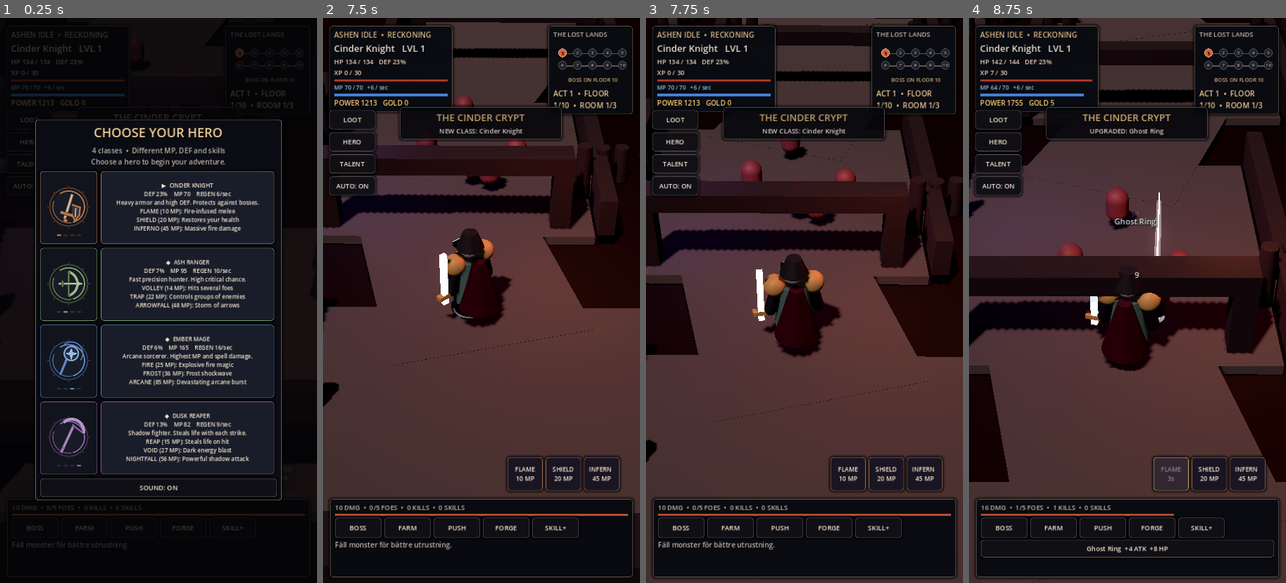
Above: before the commit, frames 1-4 (left to right).
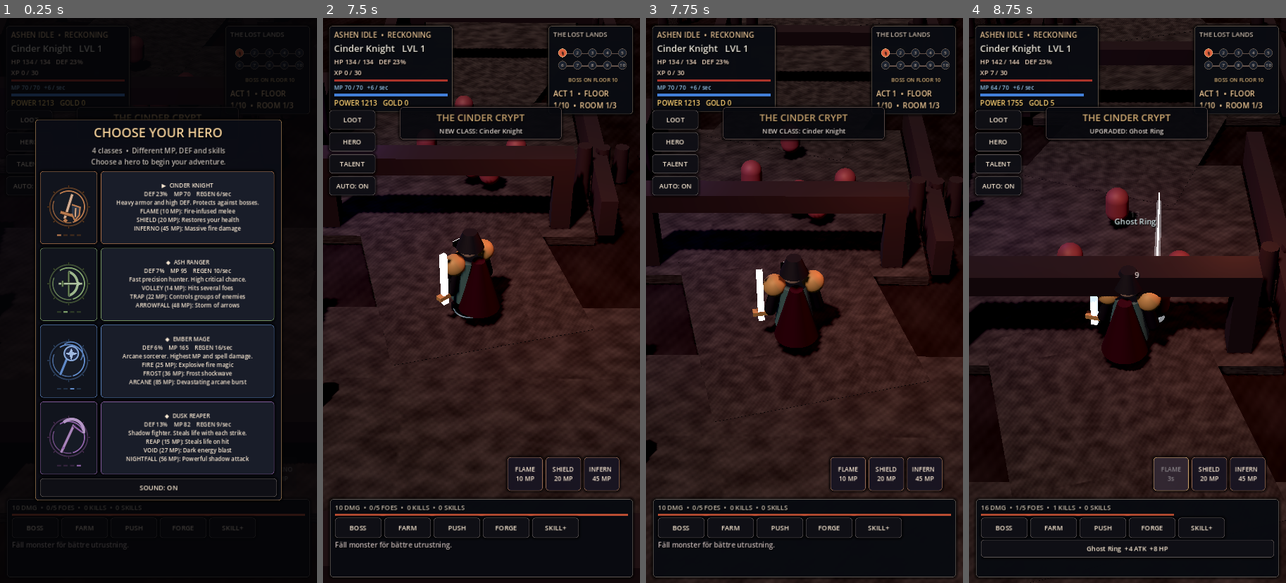
Above: after the commit, the same moments.

Repository: bananofil-wq/AshenIdle
Game: Godot game, scene res://scenes/main.tscn
Same seed, same stepped clock (60 frames per second), same inputs: the game is played once before the commit and once after it.
Inputs:
- Up to frame 1 (0.25 s): no input
- Up to frame 2 (7.5 s): click "LOOT" at 0.5 s; click "HERO" at 1.25 s; click "TALENT" at 2 s; click "AUTO: ON" at 2.75 s; click "BOSS" at 3.5 s; click "FARM" at 4.25 s; click "PUSH" at 5 s; click "FORGE" at 5.75 s; click "SKILL+" at 6.5 s; click "▶ CINDER KNIGHT DEF 23% MP 70…" at 7.25 s
- Up to frame 3 (7.75 s): no input
- Up to frame 4 (8.75 s): click "FLAME 10 MP" at 8 s

The runs differ from the first frame. In frame 2, 37% of the frame differs, in the area x 0-100%, y 0-88%; in frame 3, 36%; in frame 4, 33%.

Commit message:
Create deterministic textured terrain for snow, forest, void and magma biomes

Diff:
--- a/scripts/dungeon_builder.gd
+++ b/scripts/dungeon_builder.gd
@@ -113,12 +113,37 @@
             _spike(parent, at, h * 1.2, 0.48, rock_material)
             _block(parent, at + Vector3(float(side) * 0.36, 0.02, 0.44), Vector3(0.82, 0.035, 1.05), accent_material)
 
+func _terrain_texture() -> ImageTexture:
+    # Deterministic rock, snow, leaf-litter, void and lava texture variants.
+    # Lightweight CPU noise replaces featureless solid-color floors on Android.
+    var dark_colors := ["22232b", "5d7482", "233927", "242039", "3a1c1c"]
+    var light_colors := ["68636a", "aecfdb", "536f45", "5d487a", "9b5536"]
+    var dark: Color = Color(dark_colors[current_theme])
+    var light: Color = Color(light_colors[current_theme])
+    var noise := FastNoiseLite.new()
+    noise.seed = 141 + current_stage * 7919
+    noise.noise_type = FastNoiseLite.TYPE_SIMPLEX_SMOOTH
+    noise.frequency = 0.085
+    var img := Image.create(96, 96, false, Image.FORMAT_RGB8)
+    for y in range(96):
+        for x in range(96):
+            var broad: float = noise.get_noise_2d(float(x), float(y))
+            var grit: float = sin(float(x) * 2.41 + float(y) * 1.73) * 0.09
+            var weight: float = clampf(0.49 + broad * 0.40 + grit, 0.05, 0.96)
+            img.set_pixel(x, y, dark.lerp(light, weight))
+    return ImageTexture.create_from_image(img)
+
 func _set_materials() -> void:
     floor_material = _solid(Color(FLOOR_COLORS[current_theme]))
     if current_theme == 0 and ResourceLoader.exists("res://assets/pbr/stone_floor_diff_1k.jpg"):
         floor_material.albedo_texture = load("res://assets/pbr/stone_floor_diff_1k.jpg")
         floor_material.uv1_scale = Vector3(2.5, 2.5, 1)
-        floor_material.albedo_color = Color("84828c")
+        floor_material.albedo_color = Color("94939b")
+    else:
+        floor_material.albedo_texture = _terrain_texture()
+        floor_material.albedo_color = Color("d9e0df")
+        floor_material.uv1_scale = Vector3(3.5, 3.5, 1)
+    floor_material.texture_filter = BaseMaterial3D.TEXTURE_FILTER_LINEAR_WITH_MIPMAPS
     rock_material = _solid(Color(ROCKS[current_theme]))
     accent_material = _solid(Color(ACCENTS[current_theme]), true)
 
@@ -156,6 +181,10 @@
     # black skybox. Landscapes need to occupy the whole portrait view.
     var terrain_colors := ["221e25", "273d4b", "152b1b", "1a142a", "2d1110"]
     var terrain := _solid(Color(terrain_colors[current_theme]))
+    terrain.albedo_texture = floor_material.albedo_texture
+    terrain.albedo_color = Color("84828c") if current_theme == 0 else Color("b4bdba")
+    terrain.uv1_scale = Vector3(11, 11, 1)
+    terrain.texture_filter = BaseMaterial3D.TEXTURE_FILTER_LINEAR_WITH_MIPMAPS
     _block(self, Vector3(0, -0.58, -18.0), Vector3(48, 0.40, 88), terrain)
     walk_points = PackedVector3Array()
     var variation: float = float((current_stage - 1) % 10)
